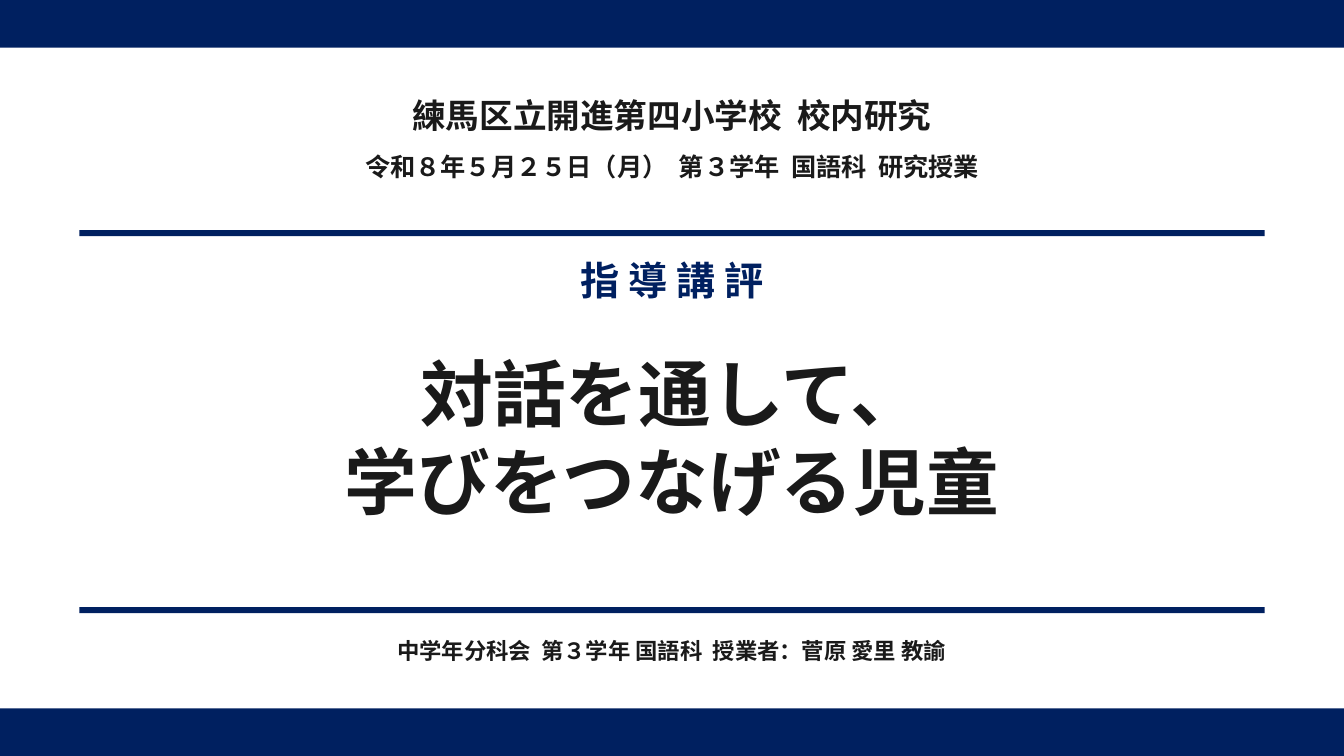
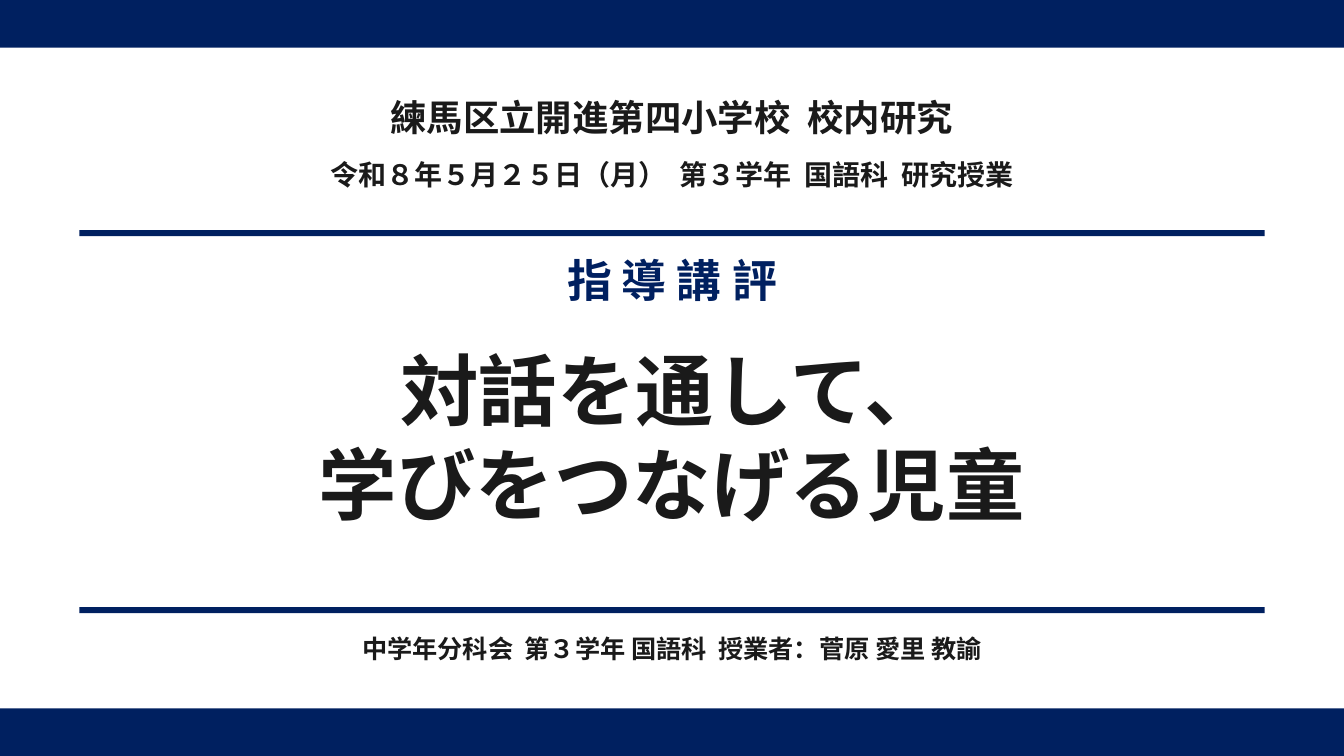
Before and after one commit to contynet730-star/con30, a slide deck: slide 1 of 指導講評_対話を通して学びをつなげる児童.pptx. Drawn at 1344x756 pixels with LibreOffice and Linux fonts; fonts in the diff are those of the drawing. Boxes give left, top, right and bottom in pixels: in the first picture for what was removed or moved away, otherwise in the second. Text is boxed around its words. In the diff, an @@ line names an element or a change of style, - is before the commit and + after.

```diff
--- a/指導講評_対話を通して学びをつなげる児童.pptx
+++ b/指導講評_対話を通して学びをつなげる児童.pptx
@@ text "練馬区立開進第四小学校 校内研究" at box(390, 99, 953, 135): size 24 to 26 pt @@
@@ text "令和８年５月２５日（月） 第３学年 国語科 研究授業" at box(330, 161, 1013, 188): size 18 to 20 pt @@
@@ text "指 導 講 評" at box(567, 259, 777, 301): size 28 to 32 pt @@
@@ text "対話を通して、" at box(319, 353, 1025, 522): size 52 to 56 pt @@
@@ text "中学年分科会 第３学年 国語科 授業者：菅原 愛里 ..." at box(362, 633, 981, 665): size 16 to 18 pt @@
```
Also in this commit, not shown: 11 other slides changed.
